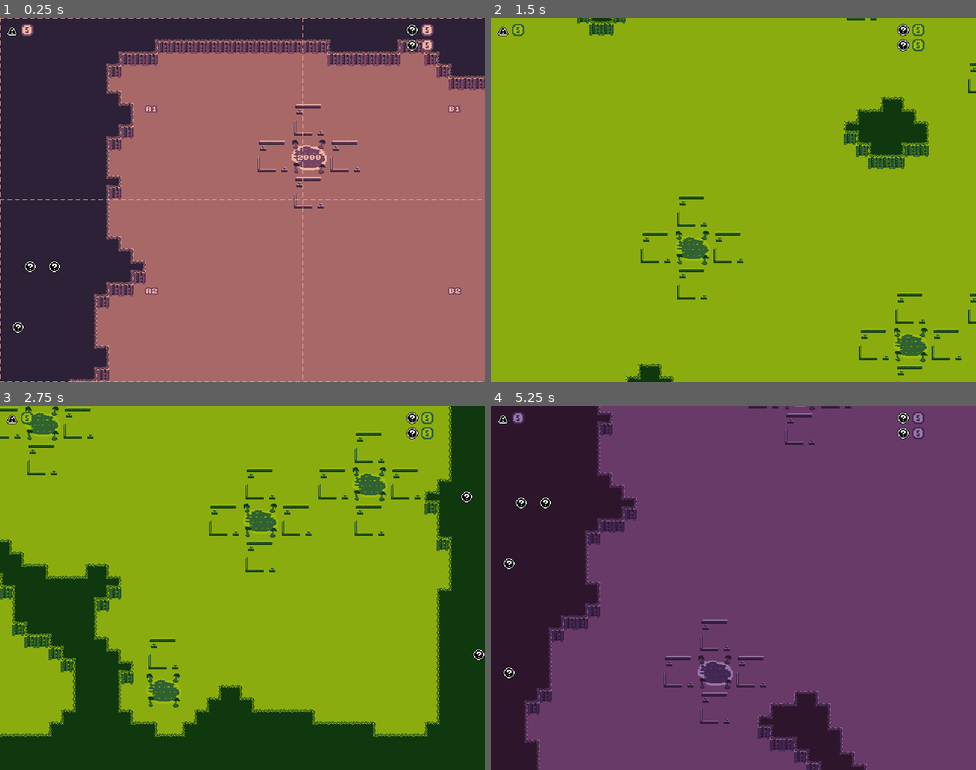
Above: before the commit, frames 1-4 (two rows, left to right).
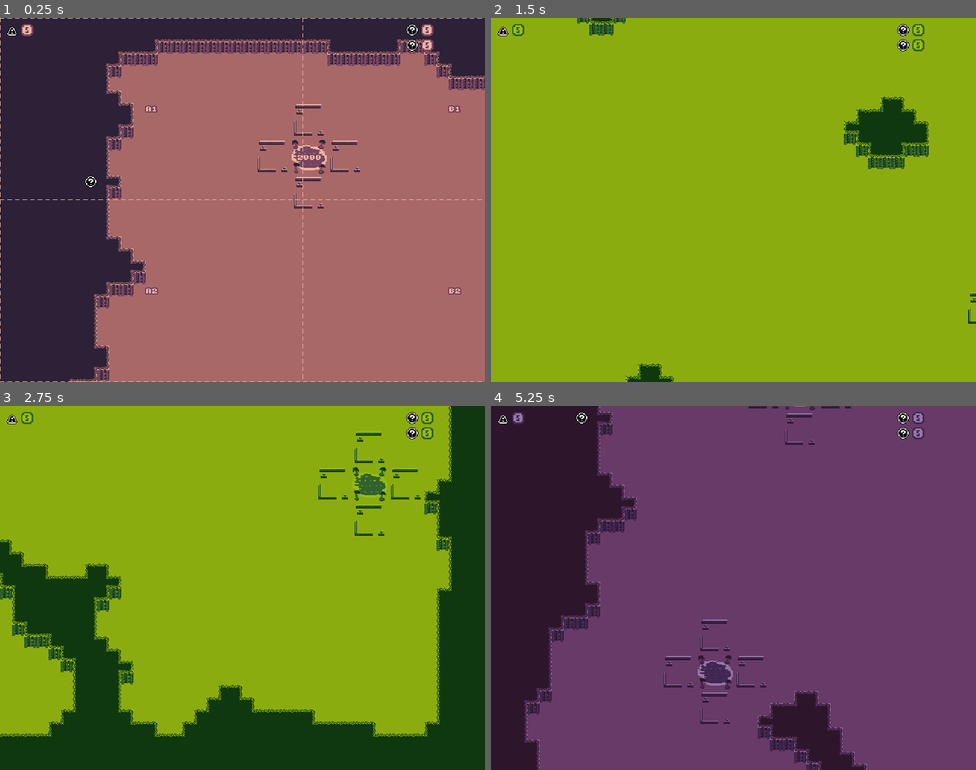
Above: after the commit, the same moments.

Repository: nikolawhallon/data-wars
Game: Godot game, scene res://scenes/game.tscn
Same seed, same stepped clock (60 frames per second), same inputs: the game is played once before the commit and once after it.
Inputs (mouse positions are in pixels of both pictures, inside the frame that each line leads up to):
- Up to frame 1 (0.25 s): no input
- Up to frame 2 (1.5 s): tap Enter at 0.5 s; move the mouse to (840, 181) at 0.52 s; hold Right (move_right) 0.53-1.28 s; tap I (info) at 0.6 s; click (840, 181) at 0.67 s; move the mouse to (636, 218) at 1.27 s; hold Down (move_down) from 1.28 s (still down); tap P (palette) at 1.35 s
- Up to frame 3 (2.75 s): move the mouse to (291, 507) at 2.02 s; release Down (move_down) at 2.03 s; hold Right (move_right) from 2.03 s (still down); tap T (test) at 2.1 s
- Up to frame 4 (5.25 s): tap Space at 2.75 s; move the mouse to (709, 660) at 2.77 s; release Right (move_right) at 2.78 s; hold Up (move_up) 2.78-3.53 s; tap I (info) at 2.85, 5.1 s; click (709, 660) at 2.92 s; move the mouse to (879, 642) at 3.52 s; hold Left (move_left) 3.53-5.03 s; tap P (palette) at 3.6 s; move the mouse to (588, 533) at 4.27 s; tap T (test) at 4.35 s; tap Enter at 5 s; move the mouse to (757, 588) at 5.02 s; hold Down (move_down) from 5.03 s (still down); click (757, 588) at 5.17 s

The runs differ from the first frame. In frame 1, 0.2% of the frame differs, in the area x 2-20%, y 43-87%; in frame 2, 1.5%; in frame 3, 1.9%, in the area x 0-100%, y 0-83%; in frame 4, 0.3%.

Commit message:
added transmission towers and scoring points

Diff:
--- a/scenes/agent/deepgram.gd
+++ b/scenes/agent/deepgram.gd
@@ -103,11 +103,17 @@
 	client.send_text(JSON.stringify(message))
 
 func update_prompt(new_prompt):
-	var message = {
-		"type": "UpdatePrompt",
-		"prompt": new_prompt
+	var first = {
+		"type": "ReplacePrompt",
+		"prompt": prompt + " - the following is the world state - " + new_prompt
 	}
-	client.send_text(JSON.stringify(message))
+	client.send_text(JSON.stringify(first))
+
+	#var second = {
+	#	"type": "UpdatePrompt",
+	#	"prompt": new_prompt
+	#}
+	#client.send_text(JSON.stringify(second))
 
 func send_function_call_response(function_name, content, id):
 	var message = {
--- a/scenes/data_center.gd
+++ b/scenes/data_center.gd
@@ -1,7 +1,5 @@
 extends Sprite2D
 
-
-signal data_updated
 
 var rng = RandomNumberGenerator.new()
 
@@ -15,7 +13,7 @@
 	var water = get_parent()
 	var consumed = water.decrement(1)
 	team.data += consumed
-	data_updated.emit(team)
+	team.data_updated.emit()
 
 func _on_unit_timer_timeout() -> void:
 	if producing == "spam_bot":
@@ -35,7 +33,7 @@
 		return "Unable to build unit: not enough Data available - try again later"
 
 	team.data -= 10
-	data_updated.emit(team)
+	team.data_updated.emit()
 
 	producing = type
 	$UnitTimer.start()
--- a/scenes/game.gd
+++ b/scenes/game.gd
@@ -137,7 +137,8 @@
 
 func get_world_state() -> Dictionary:
 	var water_array: Array = []
-	var sites_array: Array = []
+	var site_array: Array = []
+	var transmission_tower_array: Array = []
 	var skunk_works_array: Array = []
 	var data_center_array: Array = []
 	var skunk_drone_array: Array = []
@@ -158,8 +159,19 @@
 
 	for site in get_tree().get_nodes_in_group("Site"):
 		var p: Vector2 = site.global_position
-		sites_array.append({
+		site_array.append({
 			"id": int(site.get_instance_id()),
+			"position": {
+				"x": p.x,
+				"y": p.y
+			},
+			"cell": $CellLabels.pos_to_cell_label(p)
+		})
+
+	for transmission_tower in get_tree().get_nodes_in_group("TransmissionTower"):
+		var p: Vector2 = transmission_tower.global_position
+		transmission_tower_array.append({
+			"id": int(transmission_tower.get_instance_id()),
 			"position": {
 				"x": p.x,
 				"y": p.y
@@ -235,14 +247,14 @@
 			"cell": $CellLabels.pos_to_cell_label(p)
 		})
 
-	print(water_array.size())
-	print(sites_array.size())
-	print(skunk_works_array.size())
-	print(data_center_array.size())
-	print(skunk_drone_array.size())
-	print(data_drone_array.size())
-	print(spam_bot_array.size())
-	print(extractor_array.size())
+	#print(water_array.size())
+	#print(sites_array.size())
+	#print(skunk_works_array.size())
+	#print(data_center_array.size())
+	#print(skunk_drone_array.size())
+	#print(data_drone_array.size())
+	#print(spam_bot_array.size())
+	#print(extractor_array.size())
 
 	var world_state = {
 		"world": {
@@ -258,7 +270,8 @@
 			"cell_anchor": "center"
 		},
 		"waters": water_array,
-		"sites": sites_array,
+		"sites": site_array,
+		"transmission_towers": transmission_tower_array,
 		"skunk_works": skunk_works_array,
 		"data_centers": data_center_array,
 		"skunk_drones": skunk_drone_array,
@@ -269,9 +282,12 @@
 
 	return world_state
 
-func _on_data_center_data_updated(team):
-	if team == $Player:
-		$UICanvas/MarginContainer/HBoxContainer/Data.text = str($Player.data)
+func _on_player_data_updated():
+	$UICanvas/MarginContainer/HBoxContainer/Data.text = str($Player.data)
+
+
+func _on_player_clicks_updated():
+	$UICanvas/MarginContainer2/VBoxContainer/HBoxContainer/Clicks.text = str($Player.clicks)
 
 func build_building(site_id, building_type):
 	var site = instance_from_id(site_id)
@@ -293,7 +309,6 @@
 		water.add_child(data_center)
 		data_center.team = $Player
 		data_center.global_position = site.global_position
-		data_center.connect("data_updated", _on_data_center_data_updated)
 		site.queue_free()
 	else:
 		return "Invalid building_type"
@@ -384,7 +399,11 @@
 		var world_state = get_world_state()
 		print("Prompt characters: ", $Deepgram.prompt.length())
 		print("World State characters: ", JSON.stringify(world_state).length())
-		$Deepgram.update_prompt(JSON.stringify(world_state))
+		if just_injected_count == 0:
+			$Deepgram.inject_user_message(JSON.stringify(world_state))
+			just_injected_count += 1
+		else:
+			just_injected_count -= 1
 
 		_clear_tts_audio()
 
--- a/scenes/game.tscn
+++ b/scenes/game.tscn
@@ -83,7 +83,7 @@
 layout_mode = 2
 texture = ExtResource("7_kvuet")
 
-[node name="Label" type="Label" parent="UICanvas/MarginContainer2/VBoxContainer/HBoxContainer" unique_id=1119910899]
+[node name="Clicks" type="Label" parent="UICanvas/MarginContainer2/VBoxContainer/HBoxContainer" unique_id=1119910899]
 layout_mode = 2
 text = "0"
 label_settings = ExtResource("6_dinhu")
@@ -96,7 +96,7 @@
 layout_mode = 2
 texture = ExtResource("8_trtic")
 
-[node name="Label" type="Label" parent="UICanvas/MarginContainer2/VBoxContainer/HBoxContainer2" unique_id=1259404286]
+[node name="Clicks" type="Label" parent="UICanvas/MarginContainer2/VBoxContainer/HBoxContainer2" unique_id=1259404286]
 layout_mode = 2
 text = "0"
 label_settings = ExtResource("6_dinhu")
@@ -110,7 +110,7 @@
 offset_right = 640.0
 offset_bottom = 480.0
 autowrap_mode = 3
-max_lines_visible = 24
+max_lines_visible = 22
 
 [node name="PaletteSwapCanvas" type="CanvasLayer" parent="." unique_id=285679540]
 
@@ -128,3 +128,5 @@
 
 [connection signal="binary_packet_received" from="Deepgram" to="." method="_on_deepgram_binary_packet_received"]
 [connection signal="message_received" from="Deepgram" to="." method="_on_deepgram_message_received"]
+[connection signal="clicks_updated" from="Player" to="." method="_on_player_clicks_updated"]
+[connection signal="data_updated" from="Player" to="." method="_on_player_data_updated"]
--- a/scenes/random_map.gd
+++ b/scenes/random_map.gd
@@ -96,7 +96,7 @@
 	var map_origin = Vector2($Walls.get_used_rect().position) * tile_size
 	#var map_size = Vector2($Walls.get_used_rect().size) * tile_size
 
-	var water_number = 10
+	var water_number = 4
 	var waters = []
 	while water_number > 0:
 		var water = load("res://scenes/water.tscn").instantiate()
@@ -142,7 +142,7 @@
 		water_number = water_number - 1
 		waters.append(water)
 
-	var transmission_tower_number = 10
+	var transmission_tower_number = 2
 	var transmission_towers = []
 	while transmission_tower_number > 0:
 		var transmission_tower = load("res://scenes/transmission_tower.tscn").instantiate()
--- a/scenes/team.gd
+++ b/scenes/team.gd
@@ -1,5 +1,8 @@
 extends Node
 
+
+signal data_updated
+signal clicks_updated
 
 @export var team = ""
 var minerals = 0
--- /dev/null
+++ b/scenes/transmission_tower.gd
@@ -0,0 +1,19 @@
+extends Area2D
+
+
+# Called when the node enters the scene tree for the first time.
+func _ready() -> void:
+	pass # Replace with function body.
+
+
+# Called every frame. 'delta' is the elapsed time since the previous frame.
+func _process(delta: float) -> void:
+	pass
+
+
+func _on_body_entered(body: Node2D) -> void:
+	if body.is_in_group("SpamBot"):
+		if body.team != null:
+			body.team.clicks += 1
+			body.team.clicks_updated.emit()
+			body.queue_free()
--- a/scenes/transmission_tower.tscn
+++ b/scenes/transmission_tower.tscn
@@ -1,14 +1,18 @@
 [gd_scene format=3 uid="uid://bls6qhp61hhmy"]
 
+[ext_resource type="Script" uid="uid://dbytbevm1bbtr" path="res://scenes/transmission_tower.gd" id="1_fpcqo"]
 [ext_resource type="Texture2D" uid="uid://cse6nepknve2w" path="res://assets/transmission_tower.png" id="1_ipy0m"]
 
 [sub_resource type="CircleShape2D" id="CircleShape2D_fpcqo"]
 radius = 8.0
 
-[node name="TransmissionTower" type="Area2D" unique_id=476457026]
+[node name="TransmissionTower" type="Area2D" unique_id=476457026 groups=["TransmissionTower"]]
+script = ExtResource("1_fpcqo")
 
 [node name="Sprite2D" type="Sprite2D" parent="." unique_id=184112135]
 texture = ExtResource("1_ipy0m")
 
 [node name="CollisionShape2D" type="CollisionShape2D" parent="." unique_id=1571571981]
 shape = SubResource("CircleShape2D_fpcqo")
+
+[connection signal="body_entered" from="." to="." method="_on_body_entered"]
Not shown, added: scenes/transmission_tower.gd.uid
